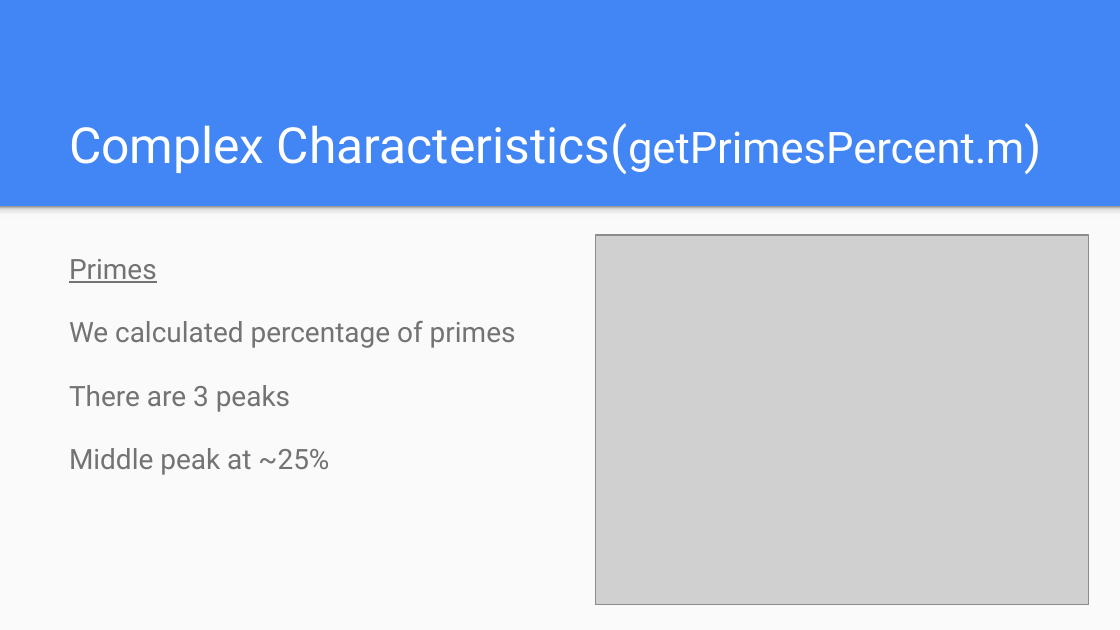
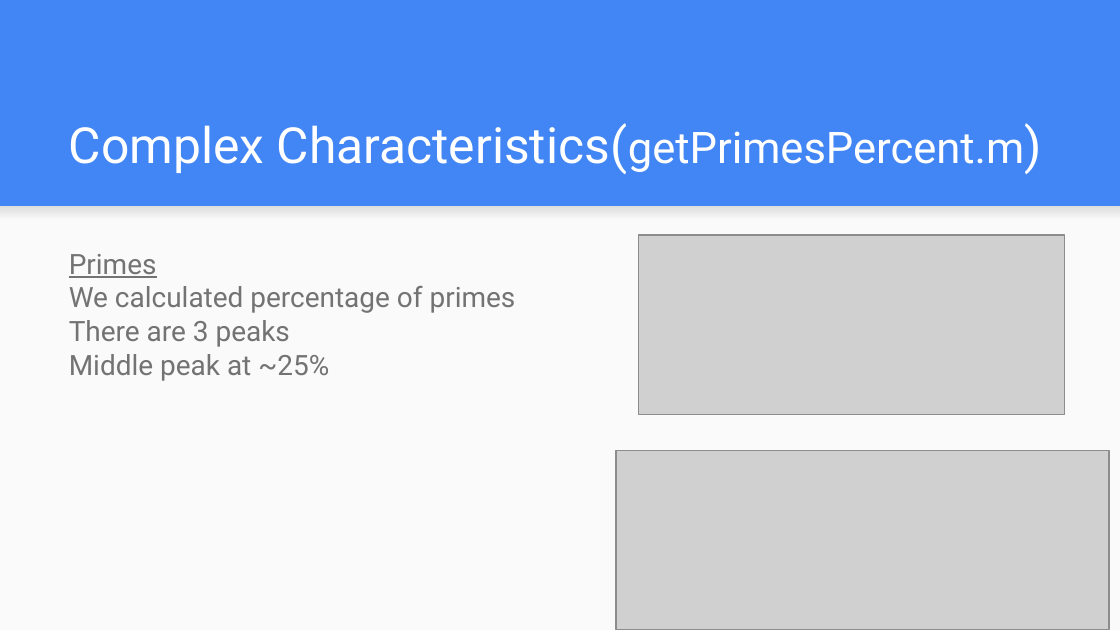
Before and after one commit to orzuk/OEIS, a slide deck: slide 12 of Filtering and summary statistics/filtering+stats.pptx. Drawn at 1120x630 pixels with LibreOffice and Linux fonts; fonts in the diff are those of the drawing; grey boxes stand for pictures. Boxes give left, top, right and bottom in pixels: in the first picture for what was removed or moved away, otherwise in the second. Text is boxed around its words. In the diff, an @@ line names an element or a change of style, - is before the commit and + after.

```diff
--- a/Filtering and summary statistics/filtering+stats.pptx
+++ b/Filtering and summary statistics/filtering+stats.pptx
@@ rectangle at [0, 206, 1120, 220]: fill gradient #F9F9F9 to #DEDEDE to #999999 to gradient #F9F9F9 to #DEDEDE @@
@@ text "Primes" at [69, 254, 516, 381]: line spacing 1.15 to 1; less space between paragraphs @@
@@ picture added at [638, 235, 1065, 414] @@
@@ picture: place and size @@
-picture at [596, 235, 1089, 605]
+picture at [616, 450, 1109, 629]
```
Also in this commit, not shown: 18 other slides changed, 2 other files.
